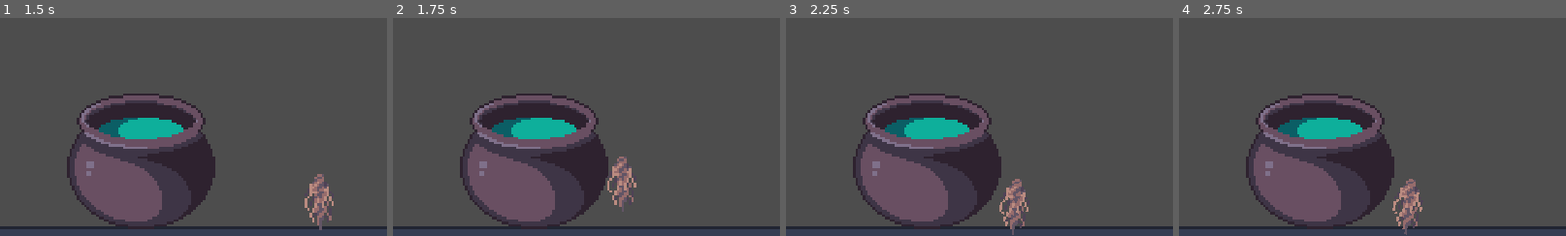
Above: before the commit, frames 1-4 (left to right).
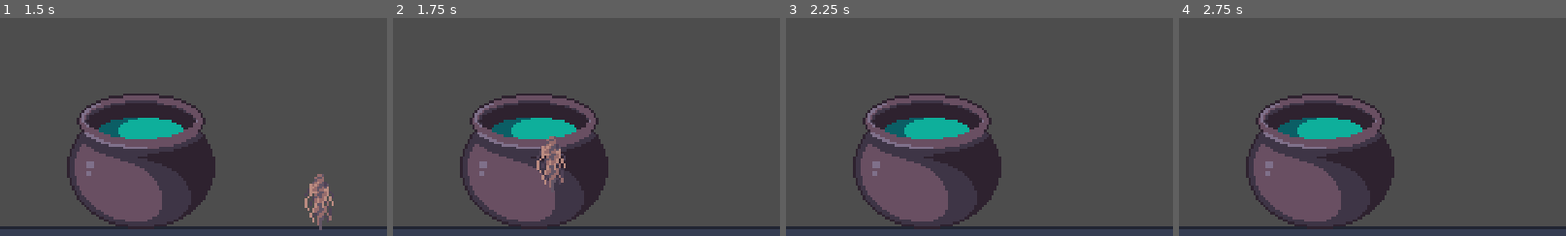
Above: after the commit, the same moments.

Repository: HuskyGameDev/2024s-team3
Game: Godot game, scene res://Levels/Main.tscn
The game is run twice, just before and just after one commit, with the same random seed, the same clock (stepped at 60 frames per second) and the same inputs. The engine's default icon, where the game draws it, is replaced by a stand-in: a white triangle on a blue panel in a dark square.
Inputs (mouse positions are % of the whole screen's width and height, from its top left):
- Up to frame 1 (1.5 s): tap Enter at 0.5 s; drag from (51, 82) to (60, 28) at 0.52 s; tap Space at 1.25 s; drag from (78, 93) to (51, 82) at 1.27 s
- Up to frame 2 (1.75 s): no input
- Up to frame 3 (2.25 s): move the mouse to (24, 93) at 2.02 s; press the mouse at (24, 93) at 2.03 s
- Up to frame 4 (2.75 s): no input
The pictures show only the part of the screen within x 33-83%, y 50-100%; the shares and areas given below are measured in that part.

Frame 1 is identical in both runs. In frame 2, 1.5% of the frame differs, in the area x 37-63%, y 54-87%; in frame 3, 0.6%; in frame 4, 0.7%.

Commit message:
fix drag and drop collision layers

Diff:
--- a/Objects/draggable.gd
+++ b/Objects/draggable.gd
@@ -8,14 +8,18 @@
 	if not Input.is_action_pressed("click") and beingHeld:
 		beingHeld = false
 		set_deferred("gravity_scale", 1)
-		set_collision_layer(1)
+		set_collision_layer_value(1, true)
+		set_collision_mask_value(1, true)
+		set_collision_mask_value(32, false)
 
 
 func _on_input_event(_viewport, _event, _shape_idx):
 	if Input.is_action_just_pressed("click"):
 		beingHeld = true
 		set_deferred("gravity_scale", 0)
-		set_collision_layer(32)
+		set_collision_layer_value(1, false)
+		set_collision_mask_value(1, false)
+		set_collision_mask_value(32, true)
 		var tween = create_tween()
 		tween.tween_property(self, "rotation", 0, 0.1)
 
